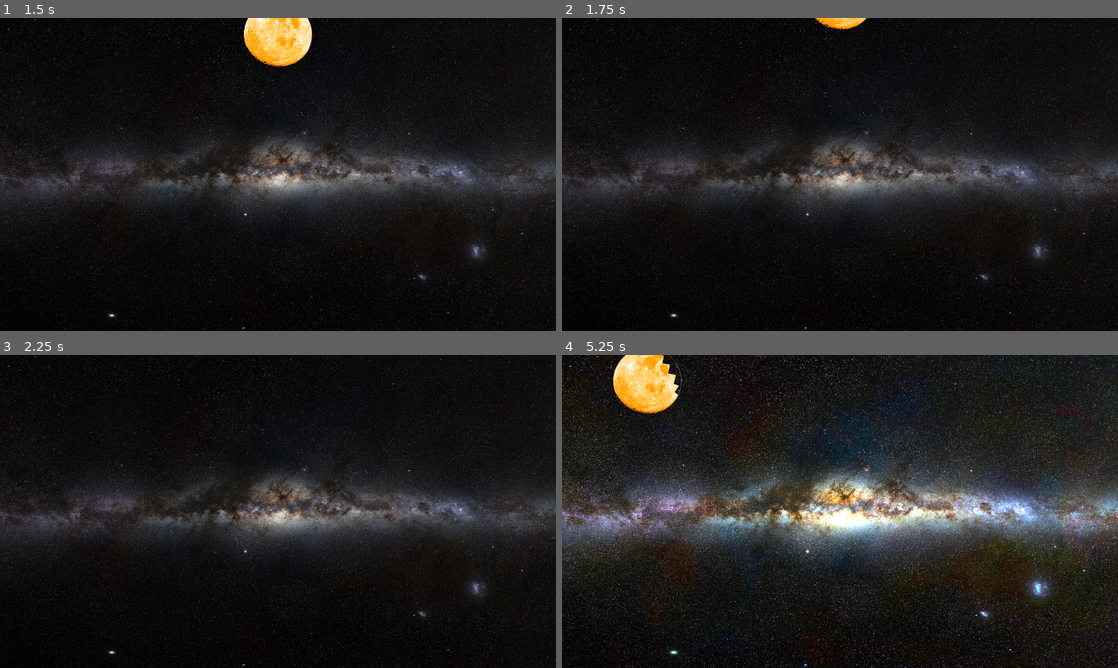
Above: before the commit, frames 1-4 (two rows, left to right).
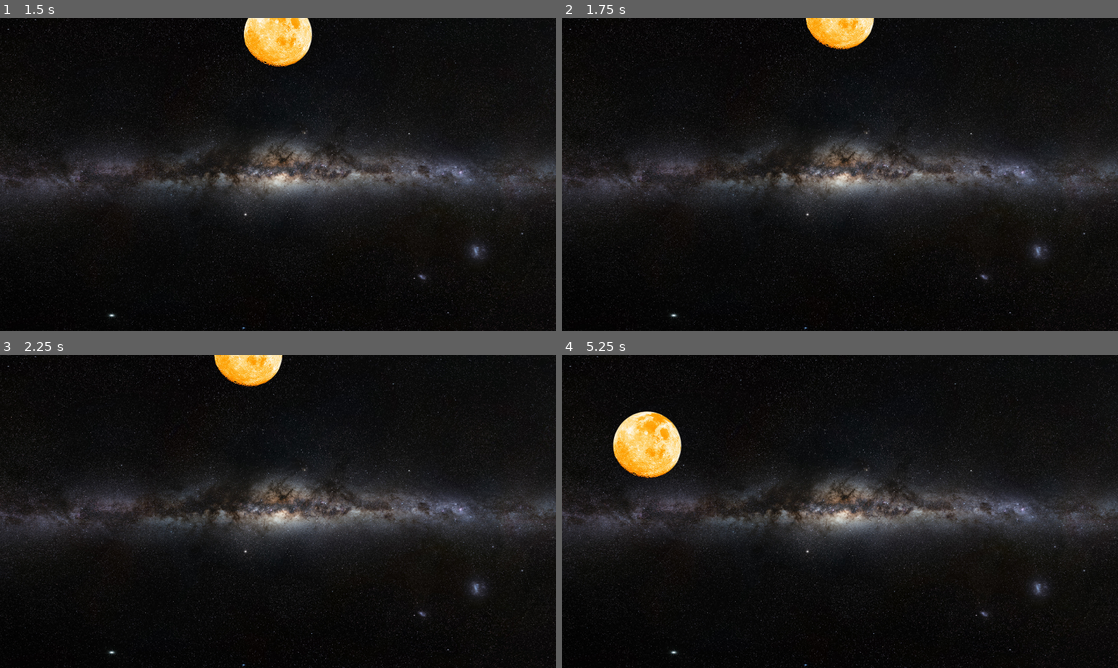
Above: after the commit, the same moments.

Repository: PushingPolygons/moonchomper-RosemaryKoshy
Game: Godot game, scene res://level/level.tscn
The game is run twice, just before and just after one commit, with the same random seed, the same clock (stepped at 60 frames per second) and the same inputs.
Inputs (mouse positions are in pixels of both pictures, inside the frame that each line leads up to):
- Up to frame 1 (1.5 s): move the mouse to (550, 174) at 0.52 s; press the mouse at (550, 174) at 0.53 s; hold Up (ui_up) from 0.53 s (still down); move the mouse to (22, 168) at 1.27 s; release the mouse at (22, 168) at 1.28 s; right-click (22, 168) at 1.35 s; click (22, 168) at 1.42 s
- Up to frame 2 (1.75 s): keep holding Up (ui_up)
- Up to frame 3 (2.25 s): move the mouse to (111, 464) at 2.02 s; release Up (ui_up) at 2.03 s; press the mouse at (111, 464) at 2.03 s; hold Left (ui_left) from 2.03 s (still down)
- Up to frame 4 (5.25 s): move the mouse to (867, 511) at 2.77 s; release the mouse at (867, 511) at 2.78 s; right-click (867, 511) at 2.85 s; click (867, 511) at 2.92 s; move the mouse to (756, 433) at 3.52 s; release Left (ui_left) at 3.53 s; press the mouse at (756, 433) at 3.53 s; hold Down (ui_down) 3.53-4.25 s; tap Escape (ui_cancel) at 4.15 s; release the mouse at (756, 433) at 4.25 s; click "Resume" at 4.25 s; move the mouse to (806, 667) at 5.02 s; hold Right (ui_right) from 5.03 s (still down); right-click (806, 667) at 5.1 s; click (806, 667) at 5.17 s

Frame 1 is identical in both runs. In frame 2, 0.9% of the frame differs, in the area x 43-57%, y 0-11%; in frame 3, 1.0%; in frame 4, 36%, in the area x 0-100%, y 0-100%.

Commit message:
box moon in viewport

Diff:
--- a/code/level/assets/level.gd
+++ b/code/level/assets/level.gd
@@ -1,4 +1,7 @@
 extends Node
+
+# TODO: health packs, gameover & win screens, score & highscore,
+#       clock
 
 # Member variables:
 var chomper_ps: PackedScene = preload("res://chomper/chomper.tscn")
@@ -42,7 +45,7 @@
 
 func _process(_delta_t: float) -> void:
 	if Input.is_action_just_pressed("ui_cancel"):
-		$Menu.update()
+		$Menu.toggle_pause()
 
 func spawn_chompers(count: int, radius: float) -> void:
 	for i in count:
--- a/code/menu/assets/menu.gd
+++ b/code/menu/assets/menu.gd
@@ -12,7 +12,7 @@
 	self.hide()
 
 func _on_Resume_button_down():
-	update()
+	toggle_pause()
 
 
 func _on_Restart_button_down():
@@ -22,7 +22,7 @@
 func _on_Quit_button_down():
 	get_tree().quit()
 
-func update():
+func toggle_pause():
 	get_tree().paused = !get_tree().paused
 	if get_tree().paused:
 		self.show()
--- a/code/moon/assets/moon.gd
+++ b/code/moon/assets/moon.gd
@@ -10,23 +10,30 @@
 							preload("res://moon/assets/moon-health-5.png")]
 var health: int = 0
 export var speed: float = 512.0 # px/s
+var x_max: int = 0
+var y_max: int = 0
 
 # When Moon enters scene
 func _ready() -> void:
-	self.set_position(get_viewport().get_visible_rect().size / 2)
+	var viewport_size: Vector2 = get_viewport().get_visible_rect().size
+	self.set_position(viewport_size / 2)
+	x_max = viewport_size.x
+	print('viewport x: ', x_max)
+	y_max = viewport_size.y
+	print('viewport y: ', y_max)
 	health = len(moon_textures) - 1
 	update_health(0)
 
 # Called every frame
 # delta_t is the time since the previous frame
 func _process(delta_t: float) -> void:
-	if Input.is_action_pressed("ui_up"):
+	if Input.is_action_pressed("ui_up") and self.get_position().y > 0:
 		self.translate(Vector2.UP * speed * delta_t)
-	if Input.is_action_pressed("ui_down"):
+	if Input.is_action_pressed("ui_down") and self.get_position().y < y_max:
 		self.translate(Vector2.DOWN * speed * delta_t)
-	if Input.is_action_pressed("ui_left"):
+	if Input.is_action_pressed("ui_left") and self.get_position().x > 0:
 		self.translate(Vector2.LEFT * speed * delta_t)
-	if Input.is_action_pressed("ui_right"):
+	if Input.is_action_pressed("ui_right") and self.get_position().x < x_max:
 		self.translate(Vector2.RIGHT * speed * delta_t)
 
 # Moon collision
